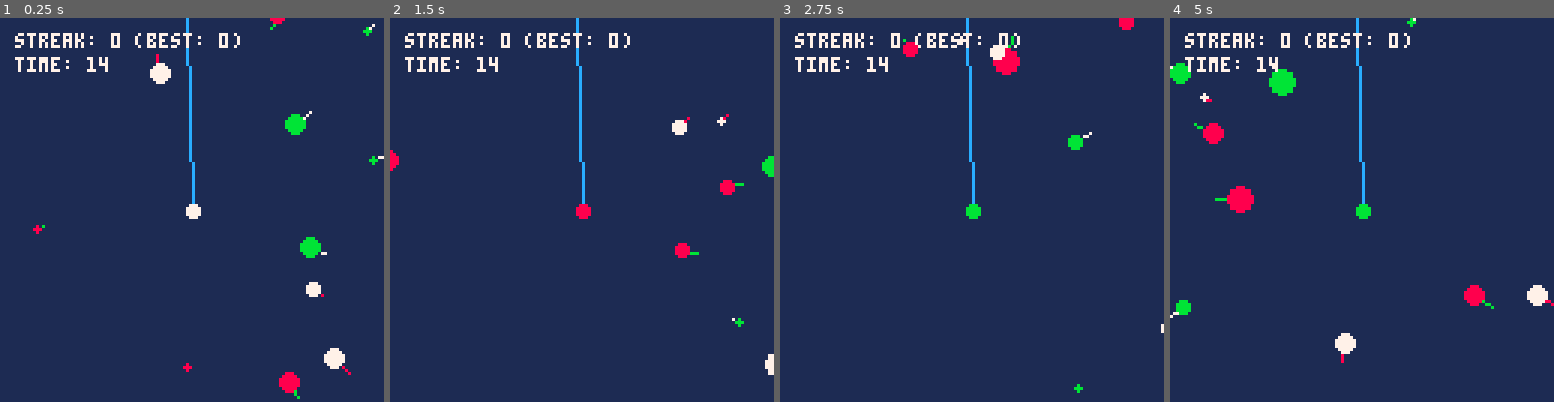
Above: before the commit, frames 1-4 (left to right).
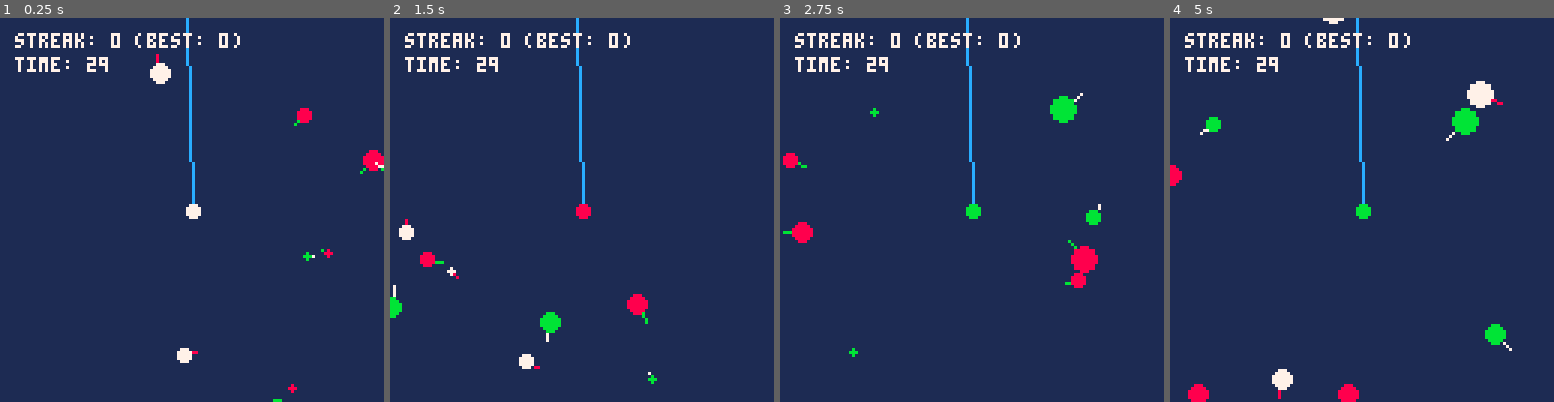
Above: after the commit, the same moments.

Repository: millwardesque/pico-fish-v2
Game: PICO-8 cartridge fish2.p8
Same seed, same stepped clock (60 frames per second), same inputs: the game is played once before the commit and once after it.
Inputs:
- Up to frame 1 (0.25 s): no input
- Up to frame 2 (1.5 s): tap O (Z key) at 0.7 s
- Up to frame 3 (2.75 s): hold Right 1.6-2.1 s; tap O (Z key) at 1.7, 2.1, 2.5 s; hold Up 2.15-2.42 s; hold Right from 2.47 s (still down)
- Up to frame 4 (5 s): tap O (Z key) every 0.4 s from 2.9 to 4.9 s; release Right at 3.03 s; hold Left 3.08-3.58 s; hold Down 3.63-3.97 s; hold Right 4.02-4.68 s; hold Up from 4.73 s (still down)

The runs differ from the first frame. In frame 1, 1.8% of the frame differs, in the area x 8-100%, y 0-100%; in frame 2, 2.1%; in frame 3, 2.5%; in frame 4, 4.2%, in the area x 0-100%, y 0-100%.

Commit message:
Added wander, refactored some stuff. Ready for levels

Diff:
--- a/fish2.p8
+++ b/fish2.p8
@@ -281,11 +281,16 @@
 renderer = require('renderer')
 v2 = require('v2')
 
+utils = require('utils')
+
 local fish = {
     mk = function(name, x, y, colour1, colour2, size)
         local f = game_obj.mk(name, 'fish', x, y)
-        f.target = nil
-        f.dir_to_lure = v2.norm(v2.mk(x + 1, y))
+        f.lure = nil
+        f.draw_target = false   -- Debug flag for drawing the target
+        f.target = game_obj.mk(name..'_trgt', 'go', 0, 0)
+        f.state = 'idle'
+        f.dir_to_target = v2.norm(v2.mk(x + 1, y))
         f.max_speed = 0.5 * (0.25 + rnd(1))
         f.speed = 0
         f.length = size
@@ -299,15 +304,20 @@
             f.max_speed *= 1.25
         end
 
+        local target_pos = utils.rnd_v2_near(f.x, f.y, 20, 20)
+        f.target.x = target_pos.x
+        f.target.y = target_pos.y
+        f.speed = f.max_speed * 0.3
+
         renderer.attach(f, 0)
         f.renderable.render = function(r, x, y)
             local go = r.game_obj
 
-            if go.lure_dist(go, go.target) < 0 then
+            if go.target_dist(go, go.target) < 0 then
                 -- Do nothing. This will get cleaned on the next update cycle.
                 return
             else
-                local tail = v2.mk(x - go.dir_to_lure.x * go.length, y - go.dir_to_lure.y * go.length)
+                local tail = v2.mk(x - go.dir_to_target.x * go.length, y - go.dir_to_target.y * go.length)
                 local head = v2.mk(x, y)
 
                 line(tail.x, tail.y, head.x, head.y, go.colour2)
@@ -317,53 +327,98 @@
                 else
                     circfill(tail.x, tail.y, max(1, go.size / 2.0), go.colour1)
                 end
-            end
-        end
-
-        f.lure_dist = function(self, lure)
-            local d = lure.v2_pos(lure) - self.v2_pos(self)
+
+                if go.draw_target then
+                    circfill(go.target.x, go.target.y, 1, 15)
+                end
+            end
+        end
+
+        f.target_dist = function(self, target)
+            local d = target.v2_pos(target) - self.v2_pos(self)
             return v2.mag(d)
         end
 
         f.interest = function(self)
-            matches = 0
-            if self.target == nil then
-                matches = 0
+            -- 0: wander
+            -- -1: avoid
+            -- 1: pursue
+            local interest = 0
+            if self.lure == nil then
+                interest = 0
             else
-                if self.target.colour == self.colour1 then
-                    matches += 1
-                elseif self.target.colour == self.colour2 then
-                    matches += 1
-                end
-                if self.size - self.target.size >= 0 and self.size - self.target.size <= 2 then
-                    matches += 1
-                end
-            end
-            return matches
+                local col1_match = self.lure.colour == self.colour1
+                local col2_match = self.lure.colour == self.colour2
+                local too_big = self.lure.size >= self.size
+                local too_small = self.size - self.lure.size > 2
+
+                if too_small then
+                    interest = 0
+                elseif too_big then
+                    if col1_match or col2_match then
+                        interest = 0
+                    else
+                        interest = -1
+                    end
+                else
+                    if col1_match and col2_match then
+                        interest = 2
+                    elseif col1_match or col2_match then
+                        interest = 1
+                    else
+                        interest = 0
+                    end
+                end
+            end
+            return interest
         end
 
         f.update = function(self)
-            if self.target ~= nil then
-                local d = self.target.v2_pos(self.target) - self.v2_pos(self)
-                local dist = v2.mag(d)
-                self.dir_to_lure = v2.norm(d)
-
-                self.speed = self.max_speed
-                local interest = self.interest(self)
+            local interest = self.interest(self)
+            if self.state == 'idle' then
+                if interest ~= 0 then
+                    self.state = 'pursuit'
+                    self.target = self.lure
+                end
+
+                -- Pick new target on arrival at target
+                local has_collided = utils.circle_col(self.v2_pos(self), self.size / 2.0, self.target.v2_pos(self.target), 0)
+                if has_collided then
+                    local target_pos = utils.rnd_v2_near(self.x, self.y, 20, 20)
+                    self.target.x = target_pos.x
+                    self.target.y = target_pos.y
+                end
+
+            elseif self.state == 'pursuit' then
                 if interest == 0 then
-                    self.speed *= -1.0
-                elseif interest == 1 then
-                    self.speed *= 0.0
-                elseif interest == 2 then
-                    self.speed *= 0.6
-                elseif interest == 3 then
-                    self.speed *= 1.0
-                end
-
-                local new_pos = self.v2_pos(self) + self.dir_to_lure * self.speed
-                self.x = new_pos.x
-                self.y = new_pos.y
-            end
+                    self.state = 'idle'
+
+                    local target_pos = utils.rnd_v2_near(self.x, self.y, 20, 20)
+                    self.target = game_obj.mk(name..'_trgt', 'go', target_pos.x, target_pos.y)
+                    self.speed = self.max_speed * 0.3
+                else
+                    self.speed = self.max_speed
+                    if interest < 0 then
+                        self.speed *= -1.0
+                    elseif interest > 1 then
+                        self.speed *= 1.0
+                    elseif interest > 0 then
+                        self.speed *= 0.6
+                    end
+                end
+            end
+
+            local d = self.target.v2_pos(self.target) - self.v2_pos(self)
+            local dist = v2.mag(d)
+            self.dir_to_target = v2.norm(d)
+
+            local new_pos = self.v2_pos(self) + self.dir_to_target * self.speed
+            self.x = new_pos.x
+            self.y = new_pos.y
+        end
+
+        f.str = function(self)
+            return(self.name.." sp:"..self.speed.." st:"..self.state.." tg:"..v2.str(self.target.v2_pos(self.target)))
         end
 
         return f
@@ -371,6 +426,33 @@
 }
 
 return fish
+end
+package._c["utils"]=function()
+v2 = require('v2')
+
+local utils = {
+    rnd_v2_near = function(x, y, min_dist, zone_size)
+        local angle = rnd(1.0)
+        local dist = min_dist + flr(rnd(zone_size / 2.0))
+        local x = x + dist * cos(angle)
+        local y = y + dist * sin(angle)
+        return v2.mk(x, y)
+    end,
+
+    circle_col = function(p1, r1, p2, r2)
+        local dist = v2.mag(p2 - p1)
+        if dist < 0 then
+            -- Negative distance implies int overflow, so clearly the distance is farther than we can track.
+            return nil
+        elseif dist < (r1 + r2) then
+            return true
+        else
+            return false
+        end
+    end
+}
+
+return utils
 end
 package._c["lure"]=function()
 game_obj = require('game_obj')
@@ -414,6 +496,7 @@
 
 fish = require('fish')
 lure = require('lure')
+utils = require('utils')
 
 cam = nil
 
@@ -434,7 +517,7 @@
 scene = nil
 state = "ingame"
 
-function add_fish(target, colour1, colour2, size, is_offscreen)
+function add_fish(lure, colour1, colour2, size, is_offscreen)
     local min_dist = 40
     local zone_size = 128 - min_dist
 
@@ -443,13 +526,9 @@
         zone_size = 20
     end
 
-    local angle = rnd(1.0)
-    local dist = min_dist + flr(rnd(zone_size / 2.0))
-    local x = 64 + dist * cos(angle)
-    local y = 64 + dist * sin(angle)
-
-    local new_fish = fish.mk('f'..#fishes, x, y, colour1, colour2, size)
-    new_fish.target = target
+    local pos = utils.rnd_v2_near(64, 64, min_dist, zone_size)
+    local new_fish = fish.mk('f'..#fishes, pos.x, pos.y, colour1, colour2, size)
+    new_fish.lure = lure
     add(fishes, new_fish)
     add(scene, new_fish)
 end
@@ -483,7 +562,7 @@
     add(scene, active_lure)
 
     for f in all(fishes) do
-        f.target = active_lure
+        f.lure = active_lure
     end
 end
 
@@ -516,12 +595,11 @@
 
 function check_for_caught()
     for f in all(fishes) do
-        local lure_dist = f.lure_dist(f, active_lure)
-        if lure_dist < 0 then
-            -- Negative distance implies int overflow, so clearly the distance is too far anyway. Destroy the fish and replace with a new one.
+        local has_collided = utils.circle_col(f.v2_pos(f), f.size / 2.0, active_lure.v2_pos(active_lure), active_lure.size / 2.0)
+        if has_collided == nil then
             remove_fish(f)
             should_add_fish()
-        elseif lure_dist < active_lure.radius(active_lure) then
+        elseif has_collided then
             remove_fish(f)
 
             if f.colour1 == active_lure.colour then
@@ -543,7 +621,7 @@
     state = "ingame"
     scene = {}
 
-    level_timer = 15 * stat(8) -- secs * target FPS
+    level_timer = 30 * stat(8) -- secs * target FPS
 
     cam = game_cam.mk("main-cam", 0, 0, 128, 128, 16, 16)
     add(scene, cam)
@@ -562,7 +640,7 @@
     fishes = {}
 
     local fish_size = nil
-    for i = 1,4 do
+    for i = 1,3 do
         fish_size = 1 + flr(rnd(8))
         add_fish(active_lure, 7, 8, fish_size, false)
     end
@@ -614,12 +692,15 @@
             state = "gameover"
         end
 
-        -- Debug
-        --log.log("Mem: "..(stat(0)/2048.0).."% CPU: "..(stat(1)/1.0).."%")
+        -- UI
         log.log("streak: "..current_streak.. " (best: "..longest_streak..")")
+        log.log("time: "..flr(level_timer / stat(8)))
+
+        -- Debug log
+        -- log.log("Mem: "..(stat(0)/2048.0).."% CPU: "..(stat(1)/1.0).."%")
         -- log.log("fish: "..#fishes.." caught: "..(good_catch_count + bad_catch_count).." ("..good_catch_count.." vs. "..bad_catch_count..")")
         -- log.log("lures: "..#available_lures.." active: "..active_lure_index)
-        log.log("time: "..flr(level_timer / stat(8)))
+        -- log.log(fishes[1].str(fishes[1]))
     elseif state == "gameover" then
         scene = {}
         log.log("game over!")
--- a/game.lua
+++ b/game.lua
@@ -6,6 +6,7 @@
 
 fish = require('fish')
 lure = require('lure')
+utils = require('utils')
 
 cam = nil
 
@@ -26,7 +27,7 @@
 scene = nil
 state = "ingame"
 
-function add_fish(target, colour1, colour2, size, is_offscreen)
+function add_fish(lure, colour1, colour2, size, is_offscreen)
     local min_dist = 40
     local zone_size = 128 - min_dist
 
@@ -35,13 +36,9 @@
         zone_size = 20
     end
 
-    local angle = rnd(1.0)
-    local dist = min_dist + flr(rnd(zone_size / 2.0))
-    local x = 64 + dist * cos(angle)
-    local y = 64 + dist * sin(angle)
-
-    local new_fish = fish.mk('f'..#fishes, x, y, colour1, colour2, size)
-    new_fish.target = target
+    local pos = utils.rnd_v2_near(64, 64, min_dist, zone_size)
+    local new_fish = fish.mk('f'..#fishes, pos.x, pos.y, colour1, colour2, size)
+    new_fish.lure = lure
     add(fishes, new_fish)
     add(scene, new_fish)
 end
@@ -75,7 +72,7 @@
     add(scene, active_lure)
 
     for f in all(fishes) do
-        f.target = active_lure
+        f.lure = active_lure
     end
 end
 
@@ -108,12 +105,11 @@
 
 function check_for_caught()
     for f in all(fishes) do
-        local lure_dist = f.lure_dist(f, active_lure)
-        if lure_dist < 0 then
-            -- Negative distance implies int overflow, so clearly the distance is too far anyway. Destroy the fish and replace with a new one.
+        local has_collided = utils.circle_col(f.v2_pos(f), f.size / 2.0, active_lure.v2_pos(active_lure), active_lure.size / 2.0)
+        if has_collided == nil then
             remove_fish(f)
             should_add_fish()
-        elseif lure_dist < active_lure.radius(active_lure) then
+        elseif has_collided then
             remove_fish(f)
 
             if f.colour1 == active_lure.colour then
@@ -135,7 +131,7 @@
     state = "ingame"
     scene = {}
 
-    level_timer = 15 * stat(8) -- secs * target FPS
+    level_timer = 30 * stat(8) -- secs * target FPS
 
     cam = game_cam.mk("main-cam", 0, 0, 128, 128, 16, 16)
     add(scene, cam)
@@ -154,7 +150,7 @@
     fishes = {}
 
     local fish_size = nil
-    for i = 1,4 do
+    for i = 1,3 do
         fish_size = 1 + flr(rnd(8))
         add_fish(active_lure, 7, 8, fish_size, false)
     end
@@ -206,12 +202,15 @@
             state = "gameover"
         end
 
-        -- Debug
-        --log.log("Mem: "..(stat(0)/2048.0).."% CPU: "..(stat(1)/1.0).."%")
+        -- UI
         log.log("streak: "..current_streak.. " (best: "..longest_streak..")")
+        log.log("time: "..flr(level_timer / stat(8)))
+
+        -- Debug log
+        -- log.log("Mem: "..(stat(0)/2048.0).."% CPU: "..(stat(1)/1.0).."%")
         -- log.log("fish: "..#fishes.." caught: "..(good_catch_count + bad_catch_count).." ("..good_catch_count.." vs. "..bad_catch_count..")")
         -- log.log("lures: "..#available_lures.." active: "..active_lure_index)
-        log.log("time: "..flr(level_timer / stat(8)))
+        -- log.log(fishes[1].str(fishes[1]))
     elseif state == "gameover" then
         scene = {}
         log.log("game over!")
--- a/src/fish.lua
+++ b/src/fish.lua
@@ -2,11 +2,16 @@
 renderer = require('renderer')
 v2 = require('v2')
 
+utils = require('utils')
+
 local fish = {
     mk = function(name, x, y, colour1, colour2, size)
         local f = game_obj.mk(name, 'fish', x, y)
-        f.target = nil
-        f.dir_to_lure = v2.norm(v2.mk(x + 1, y))
+        f.lure = nil
+        f.draw_target = false   -- Debug flag for drawing the target
+        f.target = game_obj.mk(name..'_trgt', 'go', 0, 0)
+        f.state = 'idle'
+        f.dir_to_target = v2.norm(v2.mk(x + 1, y))
         f.max_speed = 0.5 * (0.25 + rnd(1))
         f.speed = 0
         f.length = size
@@ -20,15 +25,20 @@
             f.max_speed *= 1.25
         end
 
+        local target_pos = utils.rnd_v2_near(f.x, f.y, 20, 20)
+        f.target.x = target_pos.x
+        f.target.y = target_pos.y
+        f.speed = f.max_speed * 0.3
+
         renderer.attach(f, 0)
         f.renderable.render = function(r, x, y)
             local go = r.game_obj
 
-            if go.lure_dist(go, go.target) < 0 then
+            if go.target_dist(go, go.target) < 0 then
                 -- Do nothing. This will get cleaned on the next update cycle.
                 return
             else
-                local tail = v2.mk(x - go.dir_to_lure.x * go.length, y - go.dir_to_lure.y * go.length)
+                local tail = v2.mk(x - go.dir_to_target.x * go.length, y - go.dir_to_target.y * go.length)
                 local head = v2.mk(x, y)
 
                 line(tail.x, tail.y, head.x, head.y, go.colour2)
@@ -38,53 +48,98 @@
                 else
                     circfill(tail.x, tail.y, max(1, go.size / 2.0), go.colour1)
                 end
+
+                if go.draw_target then
+                    circfill(go.target.x, go.target.y, 1, 15)
+                end
             end
         end
 
-        f.lure_dist = function(self, lure)
-            local d = lure.v2_pos(lure) - self.v2_pos(self)
+        f.target_dist = function(self, target)
+            local d = target.v2_pos(target) - self.v2_pos(self)
             return v2.mag(d)
         end
 
         f.interest = function(self)
-            matches = 0
-            if self.target == nil then
-                matches = 0
+            -- 0: wander
+            -- -1: avoid
+            -- 1: pursue
+            local interest = 0
+            if self.lure == nil then
+                interest = 0
             else
-                if self.target.colour == self.colour1 then
-                    matches += 1
-                elseif self.target.colour == self.colour2 then
-                    matches += 1
-                end
-                if self.size - self.target.size >= 0 and self.size - self.target.size <= 2 then
-                    matches += 1
+                local col1_match = self.lure.colour == self.colour1
+                local col2_match = self.lure.colour == self.colour2
+                local too_big = self.lure.size >= self.size
+                local too_small = self.size - self.lure.size > 2
+
+                if too_small then
+                    interest = 0
+                elseif too_big then
+                    if col1_match or col2_match then
+                        interest = 0
+                    else
+                        interest = -1
+                    end
+                else
+                    if col1_match and col2_match then
+                        interest = 2
+                    elseif col1_match or col2_match then
+                        interest = 1
+                    else
+                        interest = 0
+                    end
                 end
             end
-            return matches
+            return interest
         end
 
         f.update = function(self)
-            if self.target ~= nil then
-                local d = self.target.v2_pos(self.target) - self.v2_pos(self)
-                local dist = v2.mag(d)
-                self.dir_to_lure = v2.norm(d)
-
-                self.speed = self.max_speed
-                local interest = self.interest(self)
-                if interest == 0 then
-                    self.speed *= -1.0
-                elseif interest == 1 then
-                    self.speed *= 0.0
-                elseif interest == 2 then
-                    self.speed *= 0.6
-                elseif interest == 3 then
-                    self.speed *= 1.0
+            local interest = self.interest(self)
+            if self.state == 'idle' then
+                if interest ~= 0 then
+                    self.state = 'pursuit'
+                    self.target = self.lure
                 end
 
-                local new_pos = self.v2_pos(self) + self.dir_to_lure * self.speed
-                self.x = new_pos.x
-                self.y = new_pos.y
+                -- Pick new target on arrival at target
+                local has_collided = utils.circle_col(self.v2_pos(self), self.size / 2.0, self.target.v2_pos(self.target), 0)
+                if has_collided then
+                    local target_pos = utils.rnd_v2_near(self.x, self.y, 20, 20)
+                    self.target.x = target_pos.x
+                    self.target.y = target_pos.y
+                end
+
+            elseif self.state == 'pursuit' then
+                if interest == 0 then
+                    self.state = 'idle'
+
+                    local target_pos = utils.rnd_v2_near(self.x, self.y, 20, 20)
+                    self.target = game_obj.mk(name..'_trgt', 'go', target_pos.x, target_pos.y)
+                    self.speed = self.max_speed * 0.3
+                else
+                    self.speed = self.max_speed
+                    if interest < 0 then
+                        self.speed *= -1.0
+                    elseif interest > 1 then
+                        self.speed *= 1.0
+                    elseif interest > 0 then
+                        self.speed *= 0.6
+                    end
+                end
             end
+
+            local d = self.target.v2_pos(self.target) - self.v2_pos(self)
+            local dist = v2.mag(d)
+            self.dir_to_target = v2.norm(d)
+
+            local new_pos = self.v2_pos(self) + self.dir_to_target * self.speed
+            self.x = new_pos.x
+            self.y = new_pos.y
+        end
+
+        f.str = function(self)
+            return(self.name.." sp:"..self.speed.." st:"..self.state.." tg:"..v2.str(self.target.v2_pos(self.target)))
         end
 
         return f
--- /dev/null
+++ b/src/utils.lua
@@ -0,0 +1,25 @@
+v2 = require('v2')
+
+local utils = {
+    rnd_v2_near = function(x, y, min_dist, zone_size)
+        local angle = rnd(1.0)
+        local dist = min_dist + flr(rnd(zone_size / 2.0))
+        local x = x + dist * cos(angle)
+        local y = y + dist * sin(angle)
+        return v2.mk(x, y)
+    end,
+
+    circle_col = function(p1, r1, p2, r2)
+        local dist = v2.mag(p2 - p1)
+        if dist < 0 then
+            -- Negative distance implies int overflow, so clearly the distance is farther than we can track.
+            return nil
+        elseif dist < (r1 + r2) then
+            return true
+        else
+            return false
+        end
+    end
+}
+
+return utils
Not shown, changed: plan.txt
